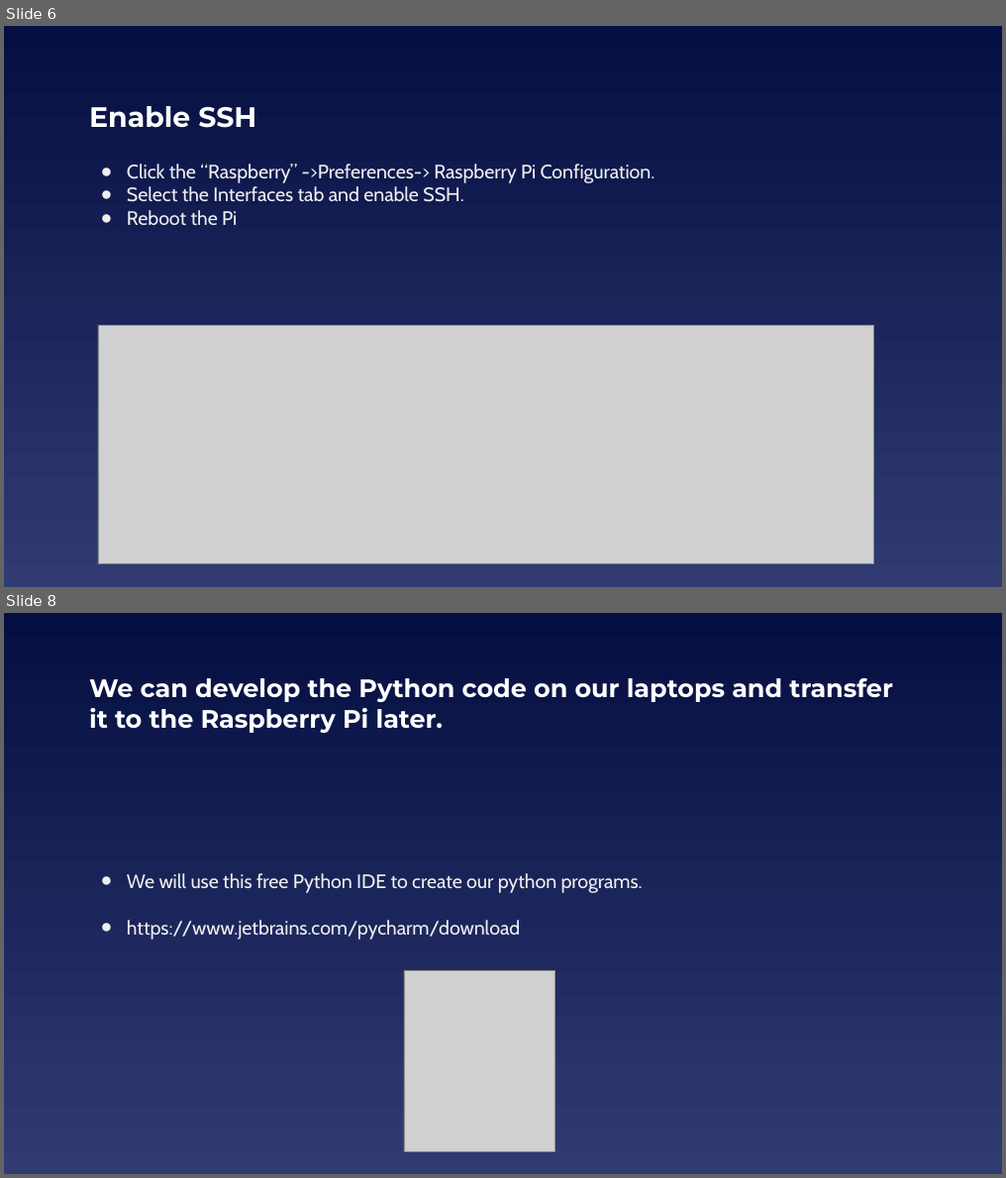
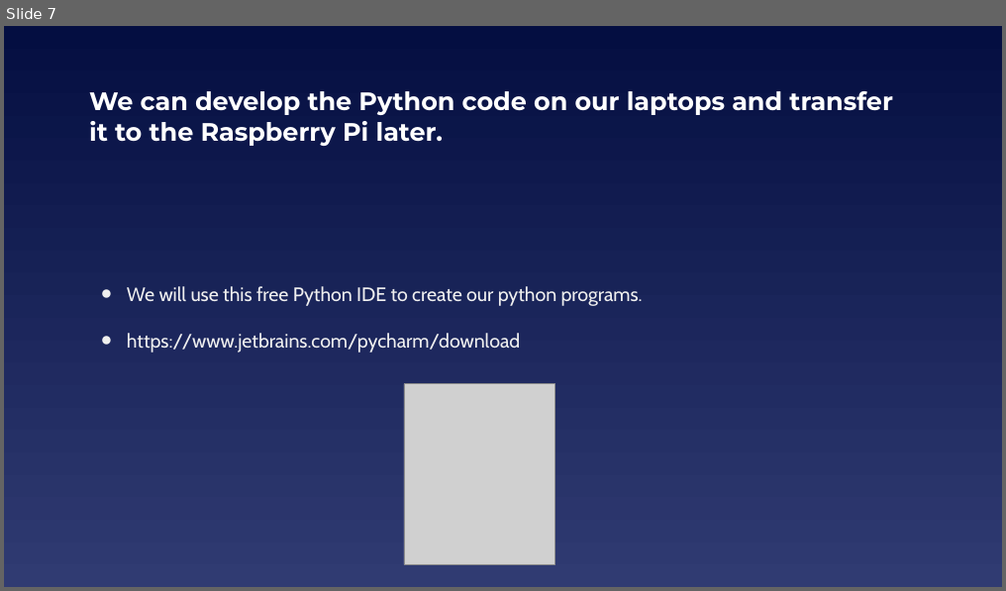
Before and after one commit to EELabMan/RPi-Touch-Display, a slide deck: Raspberry Pi TouchScreen Displays.pptx. Shown one above the other, each under a label of ours: slides 6 and 8 before the commit, slide 7 after it; the slides between them are not shown. The pictures are 1006x1178 and 1006x591 pixels, drawn with LibreOffice and Linux fonts; fonts in the diff are those of the drawing; grey boxes stand for pictures. Boxes give left, top, right and bottom in pixels: in the first picture for what was removed or moved away, otherwise in the second. Text is boxed around its words. In the diff, an @@ line names an element or a change of style, - is before the commit and + after.

```diff
--- a/Raspberry Pi TouchScreen Displays.pptx
+++ b/Raspberry Pi TouchScreen Displays.pptx
@@ slide 6 removed at (4, 26, 1002, 587), background gradient #040E41 to #303B72 @@
@@ title removed at (89, 106, 256, 128) @@
-Enable SSH
@@ text removed at (127, 164, 655, 226) @@
-● Click the “Raspberry” ->Preferences-> Raspberry Pi Configuration.
-● Select the Interfaces tab and enable SSH.
-● Reboot the Pi
@@ picture removed at (98, 325, 874, 565) @@
@@ what was slide 8 is now slide 7 @@
```
Also in this commit, not shown: 5 slides changed.
